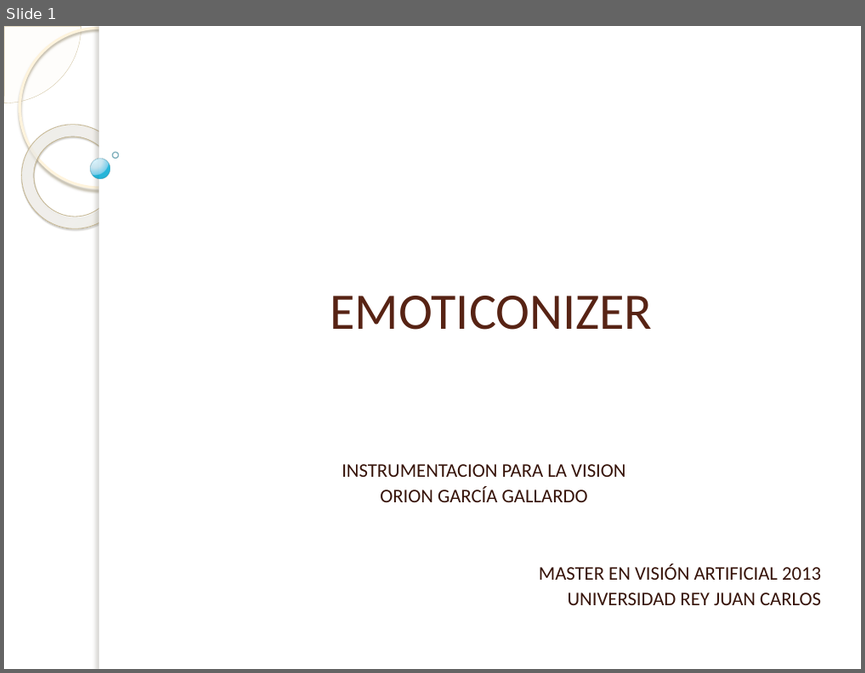
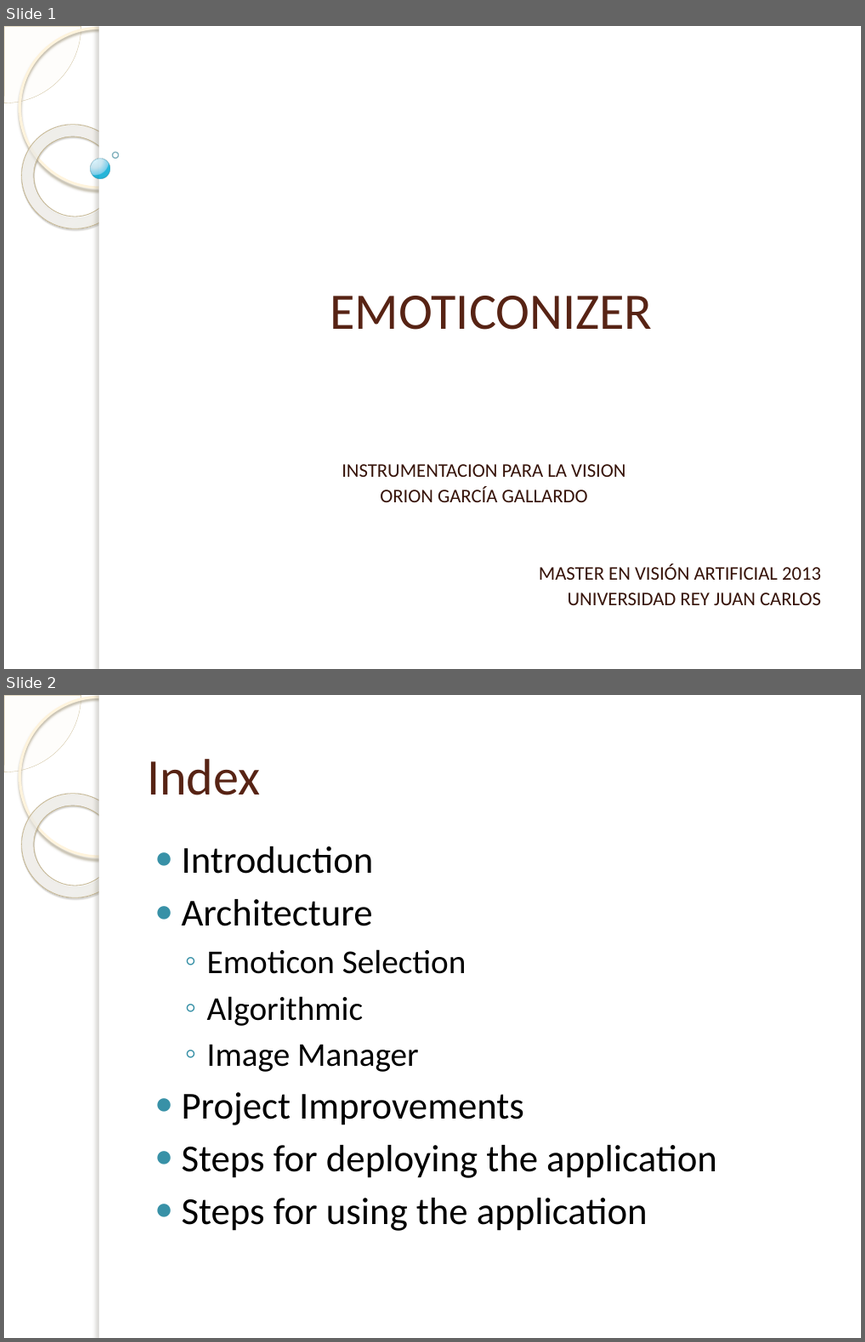
Before and after one commit to OrionGG/ivandroid, a slide deck: Presentacion/doc/EMOTICONIZER.pptx. Shown one above the other, each under a label of ours: slide 1 before the commit, slides 1 and 2 after it. The pictures are 865x673 and 865x1342 pixels, drawn with LibreOffice and Linux fonts; fonts in the diff are those of the drawing; background and template pictures are left out. Boxes give left, top, right and bottom in pixels: in the first picture for what was removed or moved away, otherwise in the second. Text is boxed around its words. In the diff, an @@ line names an element or a change of style, - is before the commit and + after.

```diff
--- a/Presentacion/doc/EMOTICONIZER.pptx
+++ b/Presentacion/doc/EMOTICONIZER.pptx
@@ slide 2 added at box(4, 695, 861, 1338), background picture (left out); not listed: 5 template elements that a slide beside it also shows @@
@@ title added at box(147, 759, 260, 795), 43 pt, text #572314 @@
+Index
@@ text added at box(182, 846, 717, 1231), 32 pt, text #000000 @@
+● Introduction
+● Architecture
+  ◦ Emoticon Selection
+  ◦ Algorithmic
+  ◦ Image Manager
+● Project Improvements
+● Steps for deploying the application
+● Steps for using the application
```
Also in this commit, not shown: 5 slides changed, 2 other slides added, 1 slide removed, 4 other files.
